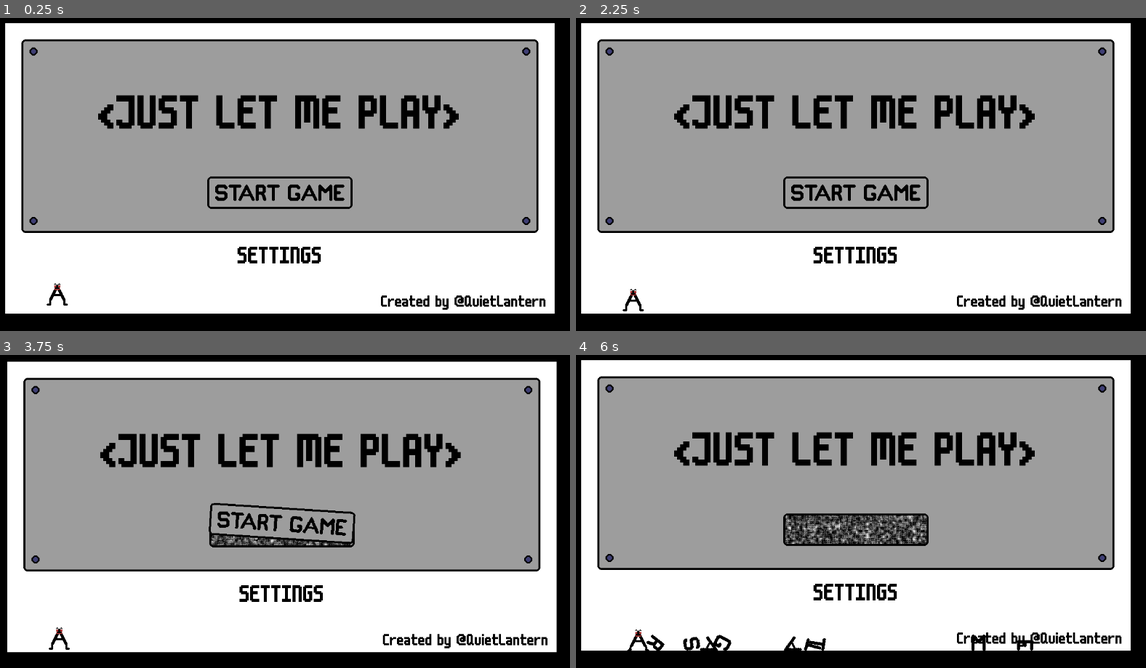
Above: before the commit, frames 1-4 (two rows, left to right).
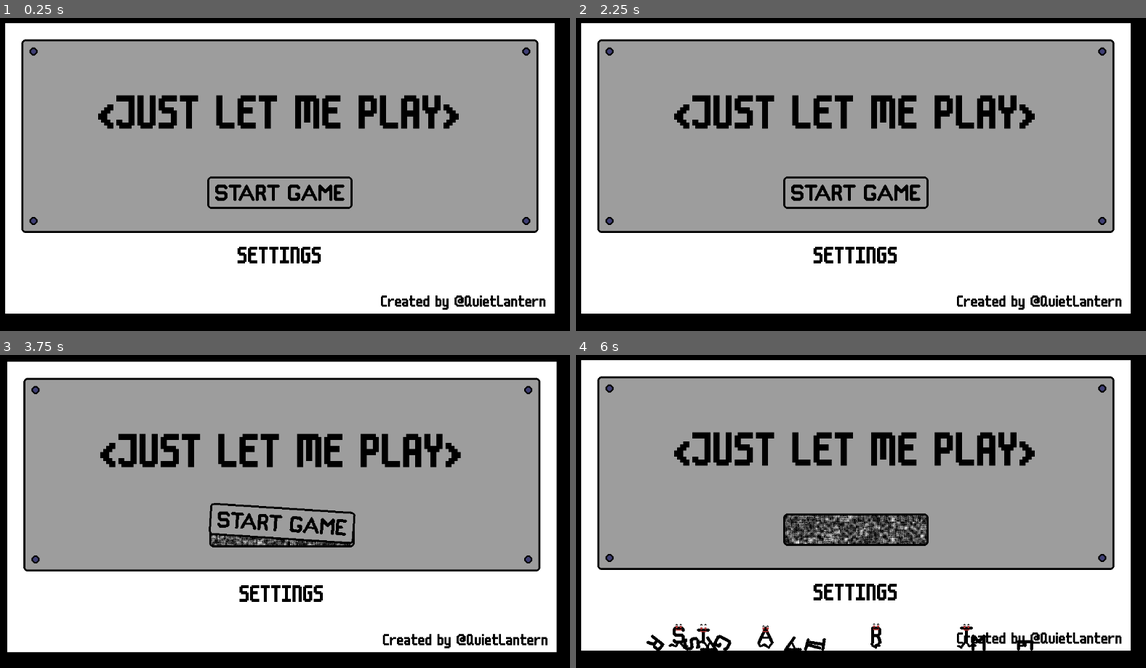
Above: after the commit, the same moments.

Repository: conor-wilson/secret-sapphire
Game: Godot game, scene res://scenes/main.tscn
The game is run twice, just before and just after one commit, with the same random seed, the same clock (stepped at 60 frames per second) and the same inputs.
Inputs (mouse positions are in pixels of both pictures, inside the frame that each line leads up to):
- Up to frame 1 (0.25 s): no input
- Up to frame 2 (2.25 s): move the mouse to (855, 136) at 0.52 s; hold Right (ui_right) 0.53-1.25 s; click (855, 136) at 0.6 s; click "SETTINGS" at 1.25 s; click "BACK" at 2 s
- Up to frame 3 (3.75 s): tap Enter at 2.75 s; move the mouse to (279, 473) at 2.77 s; hold Right (ui_right) 2.78-3.53 s; click (279, 473) at 2.85 s; tap Space at 3.5 s; move the mouse to (279, 530) at 3.52 s; hold Left (ui_left) from 3.53 s (still down); click (279, 530) at 3.6 s
- Up to frame 4 (6 s): move the mouse to (610, 389) at 4.27 s; release Left (ui_left) at 4.28 s; hold Right (ui_right) 4.28-5.78 s; click (610, 389) at 4.35 s; move the mouse to (1100, 389) at 5.02 s; click (1100, 389) at 5.1 s; tap D (debugbutton) at 5.65 s; move the mouse to (610, 558) at 5.77 s; hold Left (ui_left) from 5.78 s (still down); click (610, 558) at 5.85 s

The runs differ from the first frame. In frame 1, less than 0.1% of the frame differs, in the area x 8-12%, y 84-92%; in frame 2, less than 0.1%; in frame 3, 0.4%; in frame 4, 2.1%, in the area x 8-71%, y 51-95%.

Commit message:
Added running letters to main menu

Diff:
--- a/let-me-play/running_letter.gd
+++ b/let-me-play/running_letter.gd
@@ -4,15 +4,19 @@
 const SPEED = 300.0
 const JUMP_VELOCITY = -600.0
 
-@export var direction:Vector2 = Vector2.RIGHT
+@export var sprite_frames:SpriteFrames
+var direction:Vector2 = Vector2.RIGHT
 var is_infront_of_desktop:bool = false
 var ready_to_exit:bool = false
 
 enum State {IDLE, RUNNING, JUMPING, LANDING}
 var state:State = State.IDLE
 
-#func _ready() -> void:
-	#$AnimatedSprite2D.play("s-running")
+func _ready() -> void:
+	$AnimatedSprite2D.sprite_frames = sprite_frames
+
+	if randi_range(0,1):
+		direction = -direction
 
 func _physics_process(delta: float) -> void:
 	# Add the gravity.
@@ -36,7 +40,7 @@
 func start_running():
 	if state != State.RUNNING:
 		$ChangeDirTimer.start(randf_range(0.1, 1))
-		$JumpTimer.start(randf_range(0.1, 1))
+		$JumpTimer.start(randf_range(0.1, 3))
 		state = State.RUNNING
 
 func _on_change_dir_timer_timeout() -> void:
@@ -45,7 +49,7 @@
 	$ChangeDirTimer.start(randf_range(0.1, 1))
 
 func _on_jump_timer_timeout() -> void:
-	$JumpTimer.start(randf_range(1.1, 3))
+	$JumpTimer.start(randf_range(0.1, 3))
 	if is_on_floor():
 		_jump()
 
@@ -101,6 +105,7 @@
 # no-longer needed.
 func _input(event: InputEvent) -> void:
 	if event.is_action_pressed("debugbutton"):
+		show()
 		$MischiefTimer.start()
 		start_running()
 
--- a/let-me-play/scenes/main_menu.tscn
+++ b/let-me-play/scenes/main_menu.tscn
@@ -13,6 +13,10 @@
 [ext_resource type="Texture2D" uid="uid://da1aop1iloq0v" path="res://assets/art/StartButton.png" id="7_cyu86"]
 [ext_resource type="Texture2D" uid="uid://op2bmdwt6xln" path="res://assets/art/Screw.png" id="8_yx54q"]
 [ext_resource type="PackedScene" uid="uid://lvqqxc7ln6wx" path="res://scenes/running_letter.tscn" id="13_7j4n4"]
+[ext_resource type="SpriteFrames" uid="uid://cjnjhykip21o5" path="res://assets/art/RunningLetters/running_s.tres" id="14_asqxe"]
+[ext_resource type="SpriteFrames" uid="uid://b15mmw4hxryyy" path="res://assets/art/RunningLetters/running_t.tres" id="15_8ipti"]
+[ext_resource type="SpriteFrames" uid="uid://rftjcopnmkle" path="res://assets/art/RunningLetters/running_a.tres" id="16_pscsi"]
+[ext_resource type="SpriteFrames" uid="uid://cycrm7f7m0ie8" path="res://assets/art/RunningLetters/running_r.tres" id="17_sxf8s"]
 
 [sub_resource type="Animation" id="Animation_bex1y"]
 length = 0.001
@@ -276,8 +280,32 @@
 horizontal_alignment = 2
 vertical_alignment = 2
 
-[node name="RunningLetter" parent="." instance=ExtResource("13_7j4n4")]
-position = Vector2(135, 537)
+[node name="RunningLetters" type="Node2D" parent="."]
+
+[node name="S" parent="RunningLetters" instance=ExtResource("13_7j4n4")]
+visible = false
+position = Vector2(125, 538)
+sprite_frames = ExtResource("14_asqxe")
+
+[node name="T1" parent="RunningLetters" instance=ExtResource("13_7j4n4")]
+visible = false
+position = Vector2(284, 543)
+sprite_frames = ExtResource("15_8ipti")
+
+[node name="A1" parent="RunningLetters" instance=ExtResource("13_7j4n4")]
+visible = false
+position = Vector2(497, 543)
+sprite_frames = ExtResource("16_pscsi")
+
+[node name="R" parent="RunningLetters" instance=ExtResource("13_7j4n4")]
+visible = false
+position = Vector2(716, 535)
+sprite_frames = ExtResource("17_sxf8s")
+
+[node name="T2" parent="RunningLetters" instance=ExtResource("13_7j4n4")]
+visible = false
+position = Vector2(895, 508)
+sprite_frames = ExtResource("15_8ipti")
 
 [connection signal="tap" from="Desktop" to="." method="_on_desktop_tap"]
 [connection signal="smash" from="InteractiveElements/Panel" to="." method="_on_panel_smash"]
Not shown: 1 places in let-me-play/scenes/main_menu.tscn that only renumber resources
